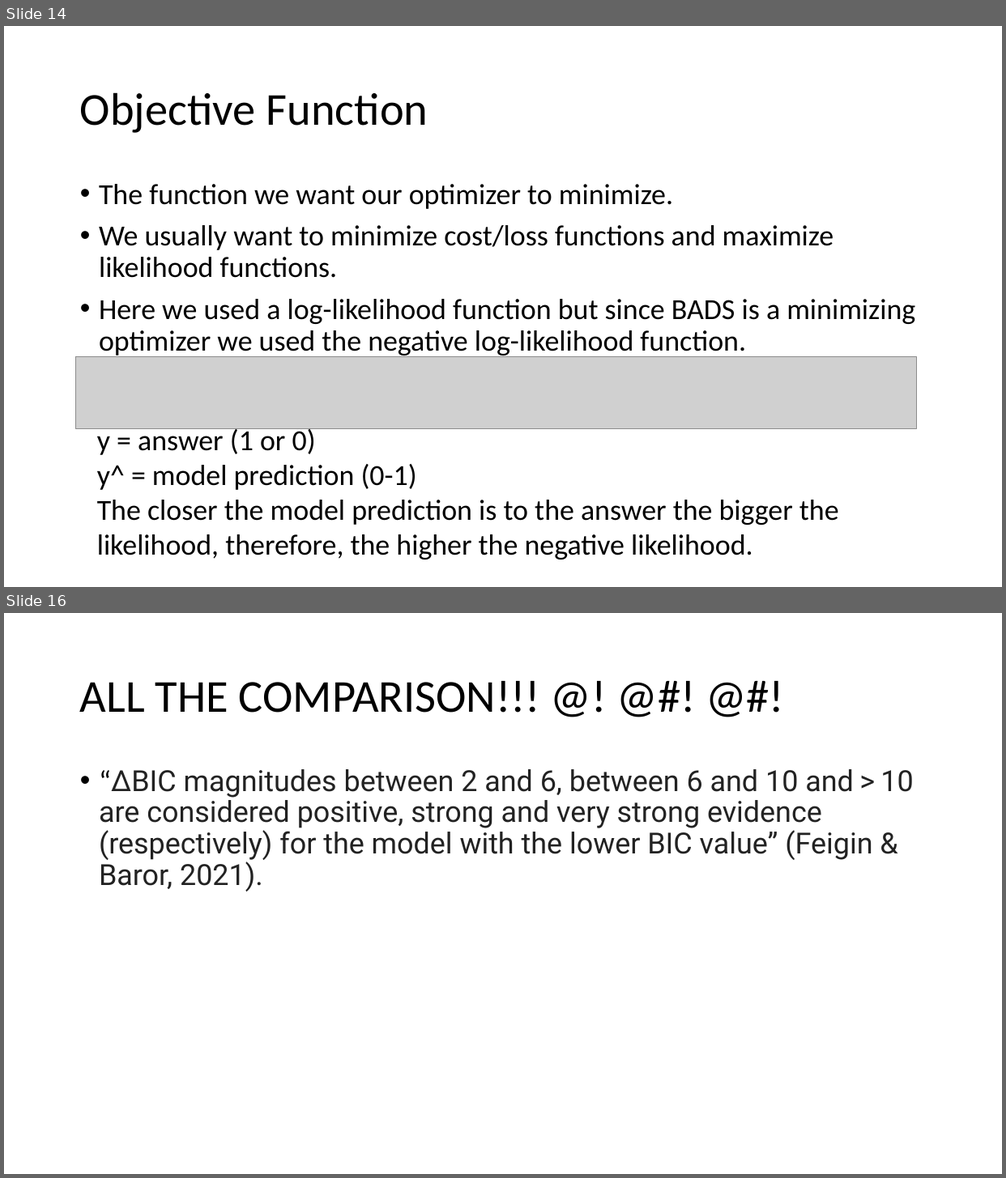
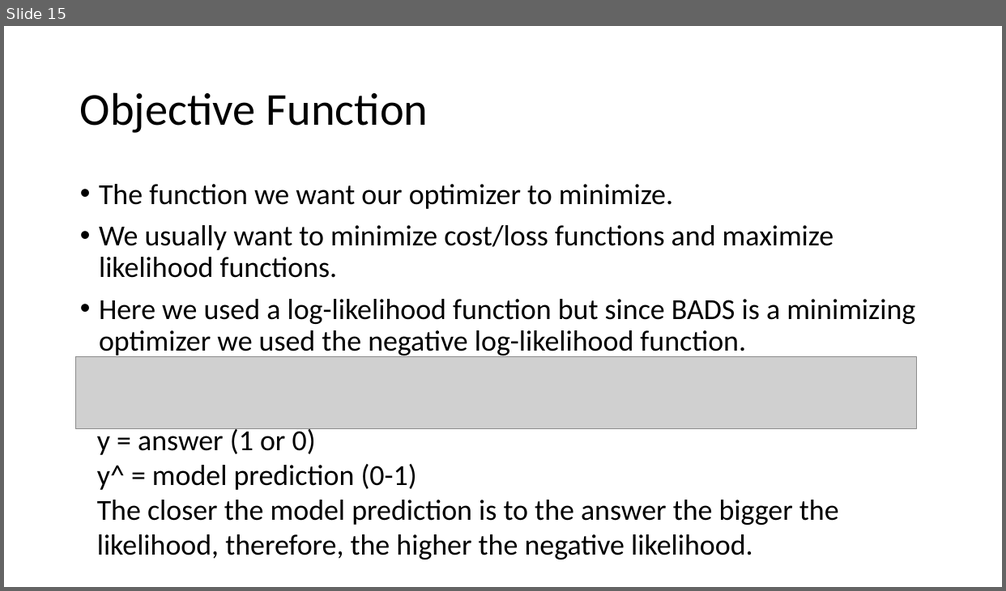
Before and after one commit to OzMashiah/ultra-instinct-modelling, a slide deck: Modeling Results.pptx. Shown one above the other, each under a label of ours: slides 14 and 16 before the commit, slide 15 after it; the slides between them are not shown. The pictures are 1006x1178 and 1006x591 pixels, drawn with LibreOffice and Linux fonts; fonts in the diff are those of the drawing; grey boxes stand for pictures. Boxes give left, top, right and bottom in pixels: in the first picture for what was removed or moved away, otherwise in the second. Text is boxed around its words. In the diff, an @@ line names an element or a change of style, - is before the commit and + after.

```diff
--- a/Modeling Results.pptx
+++ b/Modeling Results.pptx
@@ slide 16 removed at (4, 613, 1002, 1174), background #FFFFFF @@
@@ title removed at (80, 681, 541, 713) @@
-ALL THE COMPARISON!!! @! @#! @#!
@@ text removed at (99, 769, 913, 892) @@
-• “ΔBIC magnitudes between 2 and 6, between 6 and 10 and > 10 are considered positive, strong and very strong evidence (respectively) for the model with the lower BIC value” (Feigin & Baror, 2021).
@@ what was slide 14 is now slide 15 @@
```
Also in this commit, not shown: 2 slides changed, 9 slides added.
